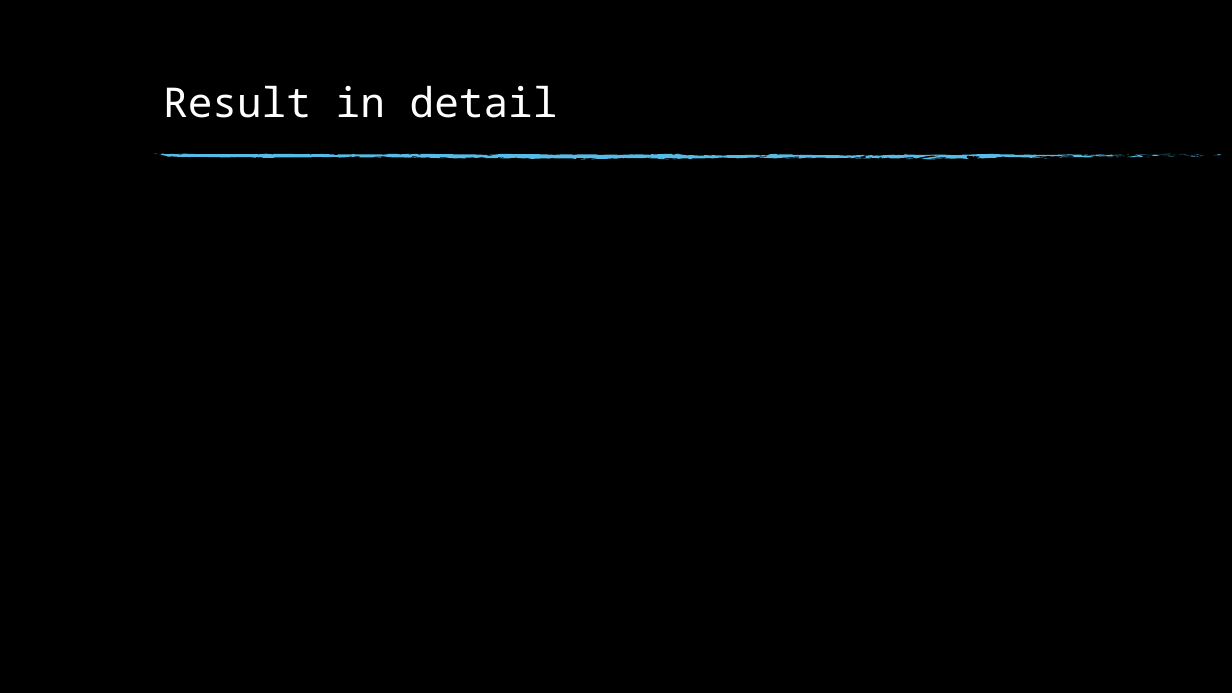
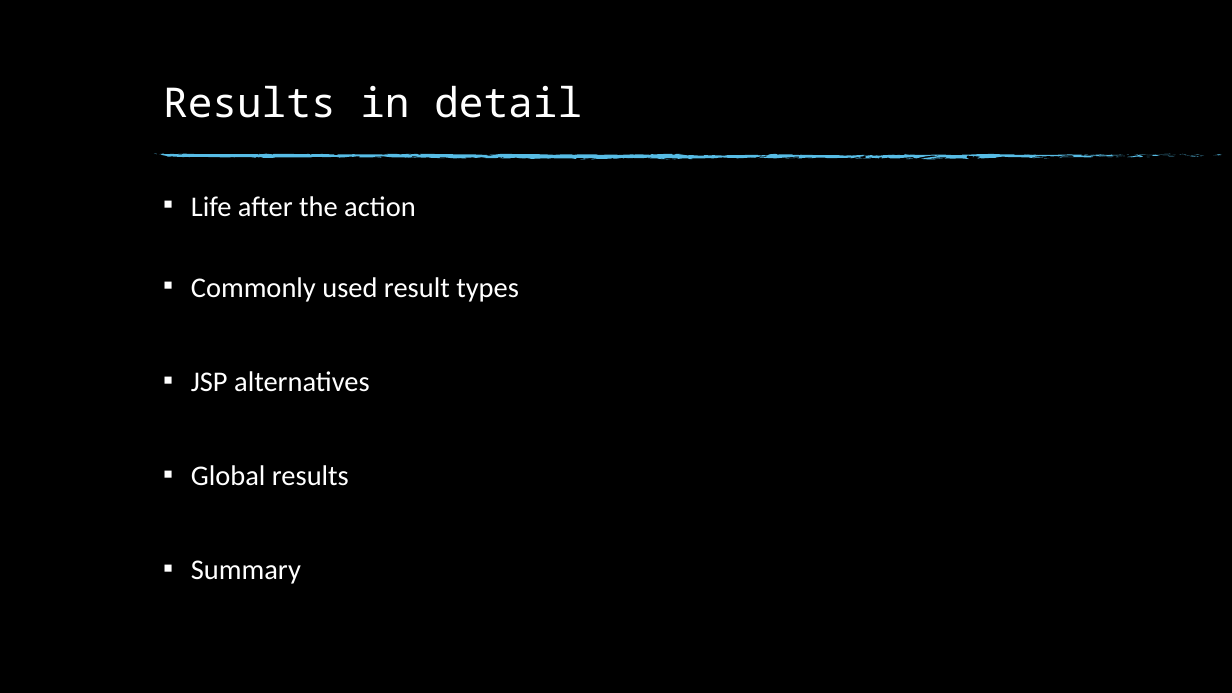
Before and after one commit to KernelDang/JEE, a slide deck: slide 23 of Seminar/slide.pptx (slide 13 before the commit). Drawn at 1232x693 pixels with LibreOffice and Linux fonts; fonts in the diff are those of the drawing; background and template pictures are left out. Boxes give left, top, right and bottom in pixels: in the first picture for what was removed or moved away, otherwise in the second. Text is boxed around its words. In the diff, an @@ line names an element or a change of style, - is before the commit and + after.

```diff
--- a/Seminar/slide.pptx
+++ b/Seminar/slide.pptx
@@ title at (x1=163, y1=85, x2=582, y2=118): text changed @@
-Result in detail
+Results in detail
@@ text added at (x1=191, y1=196, x2=519, y2=584), 22.2 pt, text #FFFFFF @@
+▪ Life after the action
+▪ Commonly used result types
+▪ JSP alternatives
+▪ Global results
+▪ Summary
```
Also in this commit, not shown: 1 other slide changed, 34 slides added.
